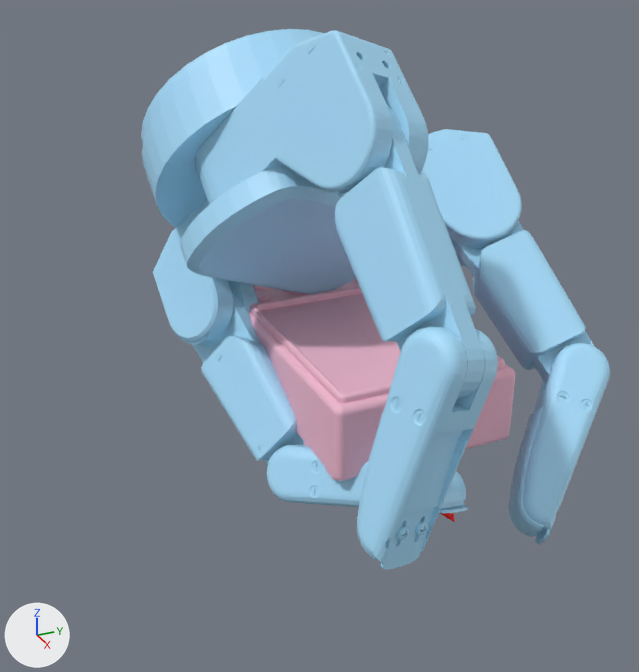
An edit to the glTF model static/assets/cond/Barrett/contactdb+camera/0.glb, drawn before and after from the same camera.
The view is the same before and after, from a camera (50 mm lens) standing at (0.262, -0.131, 0.144) and looking at (-0.011, -0.008, 0.008). Every picture has the same lights, and +X, +Y and +Z are marked at lower left. Where no turn or scale is listed for an object, it has been applied to the vertices. Vertices at the same position are counted once.

The scene before the commit, as lines of its bpy script (objects in view):
```python
me_camera_stl = bpy.data.meshes.new('camera.stl')
me_camera_stl.from_pydata(...)  # 3497 vertices, 6990 faces; spans x -0.0598..0.055, y -0.0343..0.0328, z -0.0285..0.0183
me_camera_stl.materials.append(mat_defaultmaterial)
me_geometry_1 = bpy.data.meshes.new('geometry_1')
me_geometry_1.from_pydata(...)  # 8696 vertices, 17330 faces; spans x -0.078..0.096, y -0.061..0.075, z -0.041..0.119
me_geometry_1.materials.append(mat_defaultmaterial_001)
me_geometry_2 = bpy.data.meshes.new('geometry_2')
me_geometry_2.from_pydata(...)  # 75 vertices, 144 faces; spans x -0.0014..0.062, y -0.003..0.0127, z -0.0316..0.0027
me_geometry_2.materials.append(mat_defaultmaterial_002)
ob_camera_stl = bpy.data.objects.new('camera.stl', me_camera_stl)
ob_camera_stl.location = (0.0, 0.0, 0.0)
ob_geometry_1 = bpy.data.objects.new('geometry_1', me_geometry_1)
ob_geometry_1.location = (0.0, 0.0, 0.0)
ob_geometry_2 = bpy.data.objects.new('geometry_2', me_geometry_2)
ob_geometry_2.location = (0.0, 0.0, 0.0)
```
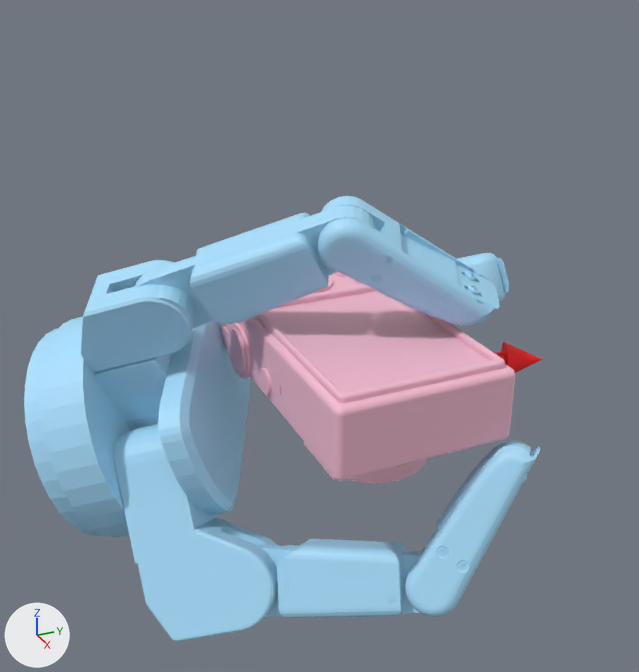
Location of each change, [x1, y1, x2, y2] in pixels of the pictures (639 x 672 px; the box of a moved part takes in the faces that stretch with it):
'geometry_1', reshaped (10% wider, 18% shorter): before [141, 29, 610, 570]; after [24, 196, 540, 641]
'geometry_2', reshaped: before [440, 513, 455, 522]; after [493, 342, 542, 373]
part 1 of me_geometry_1, moved or reshaped: before [141, 29, 356, 294]; after [24, 317, 250, 537]
part 2 of me_geometry_1, moved or reshaped: before [182, 291, 304, 465]; after [134, 205, 375, 329]
part 3 of me_geometry_1, moved or reshaped: before [267, 445, 468, 513]; after [318, 196, 500, 326]
part 4 of me_geometry_1, moved or reshaped: before [194, 30, 429, 205]; after [114, 424, 278, 641]
part 5 of me_geometry_1, moved or reshaped: before [335, 105, 485, 399]; after [255, 539, 423, 618]
part 6 of me_geometry_1, moved or reshaped (not visible afterwards): before [420, 129, 522, 267]
part 7 of me_geometry_1, moved or reshaped (not visible afterwards): before [451, 221, 595, 384]
part 8 of me_geometry_1, moved or reshaped: before [357, 327, 498, 570]; after [457, 253, 509, 302]
part 9 of me_geometry_1, added (blue): after [81, 260, 194, 372]
part 10 of me_geometry_1, moved or reshaped: before [509, 343, 610, 544]; after [405, 440, 540, 617]
part 11 of me_geometry_1, deleted (blue): before [153, 218, 258, 341]

The edits, one by one:
me_geometry_1 is used by ob_geometry_1; location (0.0, 0.0, 0.0).
me_geometry_1 had 8696 vertices, 17330 faces and spanned x -0.078..0.096, y -0.061..0.075, z -0.041..0.119.
me_geometry_1 now has 8695 vertices, 17330 faces and spans x -0.121..0.068, y -0.113..0.095, z -0.096..0.064.
me_geometry_1 part 1: the loose piece of 347 vertices spanning x -0.078..0.02, y -0.061..0.03, z 0.015..0.115 is multiplied about its middle by the matrix ((-0.023, 0.693, -0.72), (0.986, -0.103, -0.13), (-0.164, -0.714, -0.681)), then moved by (-0.019, -0.051, -0.096).
me_geometry_1 part 2: the loose piece of 449 vertices spanning x -0.046..0.037, y -0.056..-0.019, z -0.033..0.025 is multiplied about its middle by the matrix ((0.067, 0.785, -0.616), (0.989, 0.031, 0.148), (0.135, -0.619, -0.774)), then moved by (-0.007, 0.003, 0.042).
me_geometry_1 part 3: the loose piece of 1647 vertices spanning x 0.015..0.08, y -0.044..0.006, z -0.035..-0.001 is multiplied about its middle by the matrix ((0.037, 0.749, -0.662), (0.999, -0.018, 0.035), (0.014, -0.663, -0.749)), then moved by (-0.034, 0.034, 0.06).
me_geometry_1 part 4: the loose piece of 925 vertices spanning x -0.031..0.051, y -0.049..0.003, z 0.05..0.119 is multiplied about its middle by the matrix ((0.457, 0.875, -0.163), (0.793, -0.483, -0.372), (-0.404, 0.04, -0.914)), then moved by (-0.012, -0.041, -0.142).
me_geometry_1 part 5: the loose piece of 449 vertices spanning x 0.021..0.095, y -0.029..-0.001, z 0.031..0.102 is multiplied about its middle by the matrix ((0.464, 0.828, -0.316), (0.67, -0.561, -0.487), (-0.58, 0.014, -0.814)), then moved by (-0.024, -0.008, -0.133).
me_geometry_1 part 6: the loose piece of 925 vertices spanning x -0.05..0.012, y -0.007..0.072, z 0.028..0.077 is multiplied about its middle by the matrix ((-0.014, -0.622, -0.783), (0.643, 0.594, -0.484), (0.766, -0.51, 0.392)), then moved by (-0.065, -0.058, -0.077).
me_geometry_1 part 7: the loose piece of 449 vertices spanning x -0.021..0.058, y 0.041..0.073, z -0.007..0.062 is multiplied about its middle by the matrix ((-0.226, -0.734, -0.64), (0.693, 0.341, -0.635), (0.684, -0.587, 0.433)), then moved by (-0.107, -0.029, -0.048).
me_geometry_1 part 8: the loose piece of 1647 vertices spanning x 0.073..0.096, y -0.04..-0.001, z -0.017..0.052 is multiplied about its middle by the matrix ((-0.485, -0.023, -0.874), (0.844, 0.248, -0.475), (0.228, -0.968, -0.101)), then moved by (-0.149, 0.096, -0.024).
me_geometry_1 part 9: a new loose piece of 210 vertices spanning x -0.056..-0.013, y -0.091..-0.046, z -0.002..0.037, in mat_defaultmaterial_001.
me_geometry_1 part 10: 1644 vertices removed from x 0.034..0.081, y 0.025..0.075, z -0.041..0.016; 1644 vertices added at x 0.042..0.068, y -0.006..0.047, z -0.073..-0.011.
me_geometry_1 part 11: 211 vertices removed from x -0.061..-0.018, y -0.059..-0.025, z 0.0..0.048.
me_geometry_2 has 75 vertices, 144 faces and spans x -0.0014..0.062, y -0.003..0.0127, z -0.0316..0.0027.
me_geometry_2 is used by ob_geometry_2; location (0.0, 0.0, 0.0).
me_geometry_2 part 12: the whole mesh is multiplied about the mesh origin by the matrix ((0.203, -0.707, -0.678), (0.868, 0.45, -0.21), (0.453, -0.546, 0.705)).
